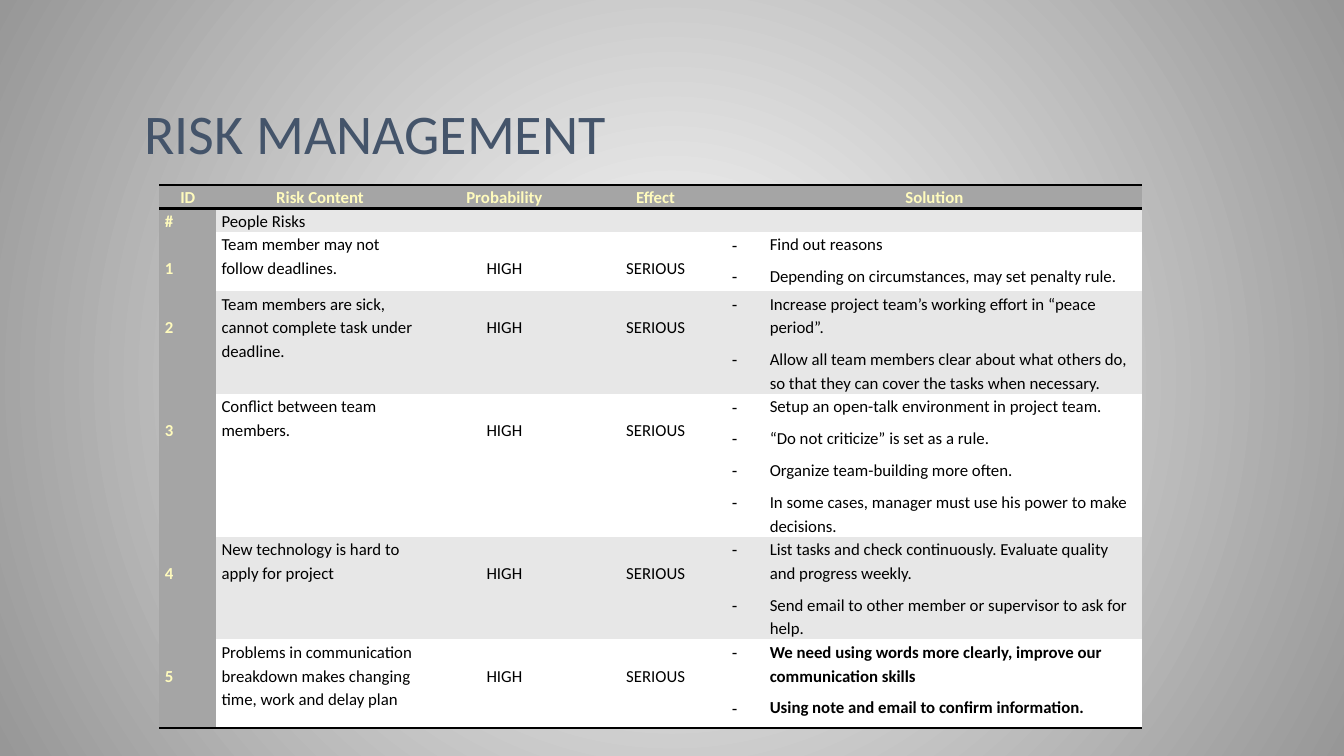
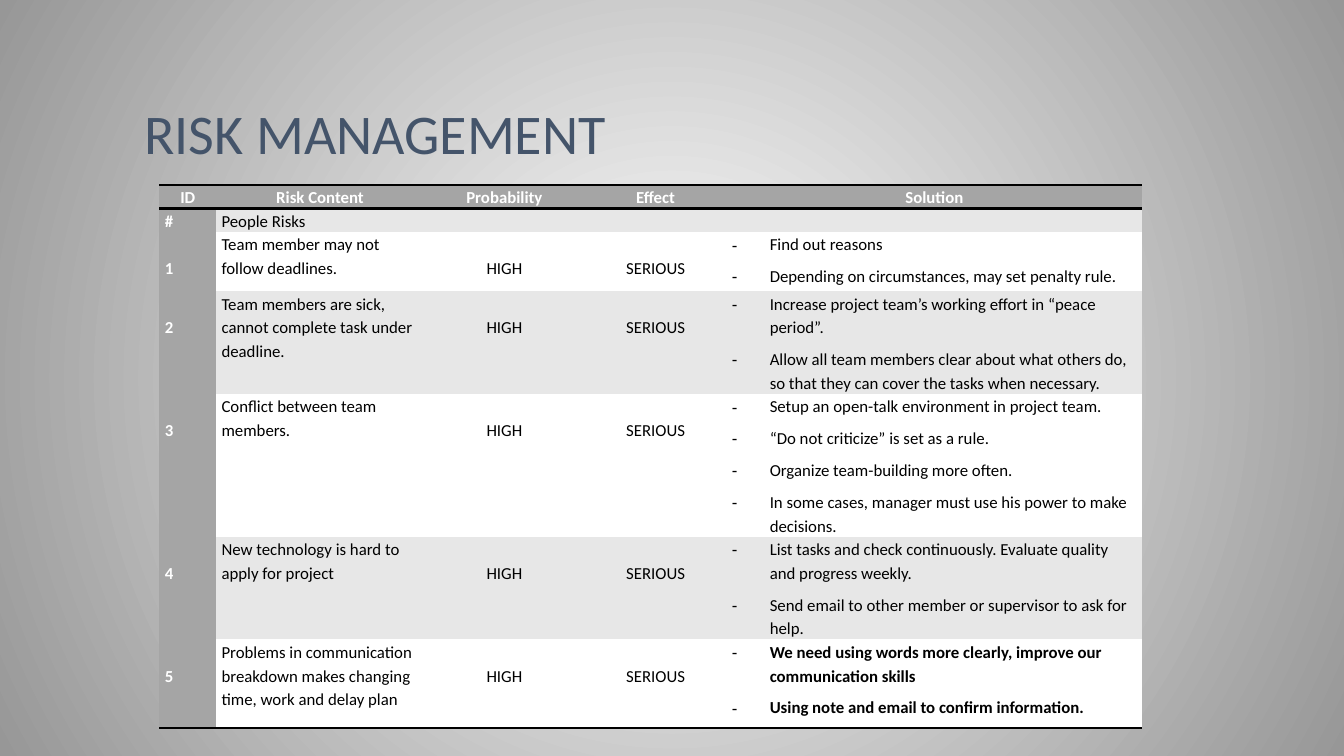
Before and after one commit to sangnvus/2015FALLIS02, a slide deck: slide 18 of WIP/Documents/DMS-SlideVer1.1.pptx. Drawn at 1344x756 pixels with LibreOffice and Linux fonts; fonts in the diff are those of the drawing. Boxes give left, top, right and bottom in pixels: in the first picture for what was removed or moved away, otherwise in the second. Text is boxed around its words. In the diff, an @@ line names an element or a change of style, - is before the commit and + after.

```diff
--- a/WIP/Documents/DMS-SlideVer1.1.pptx
+++ b/WIP/Documents/DMS-SlideVer1.1.pptx
@@ background gradient #FFFCCC to #ABA65C to gradient #FFFFFF to #979797 @@
@@ table at [159, 185, 1141, 722] @@
@@ fill #FFFBBD to #FFFFFF in 12 cells @@
@@ text colour #FFFBBD to #FFFFFF in "ID", "Risk Content", "Probability", "Effect" and 7 more places @@
```
Also in this commit, not shown: 43 other slides changed.
